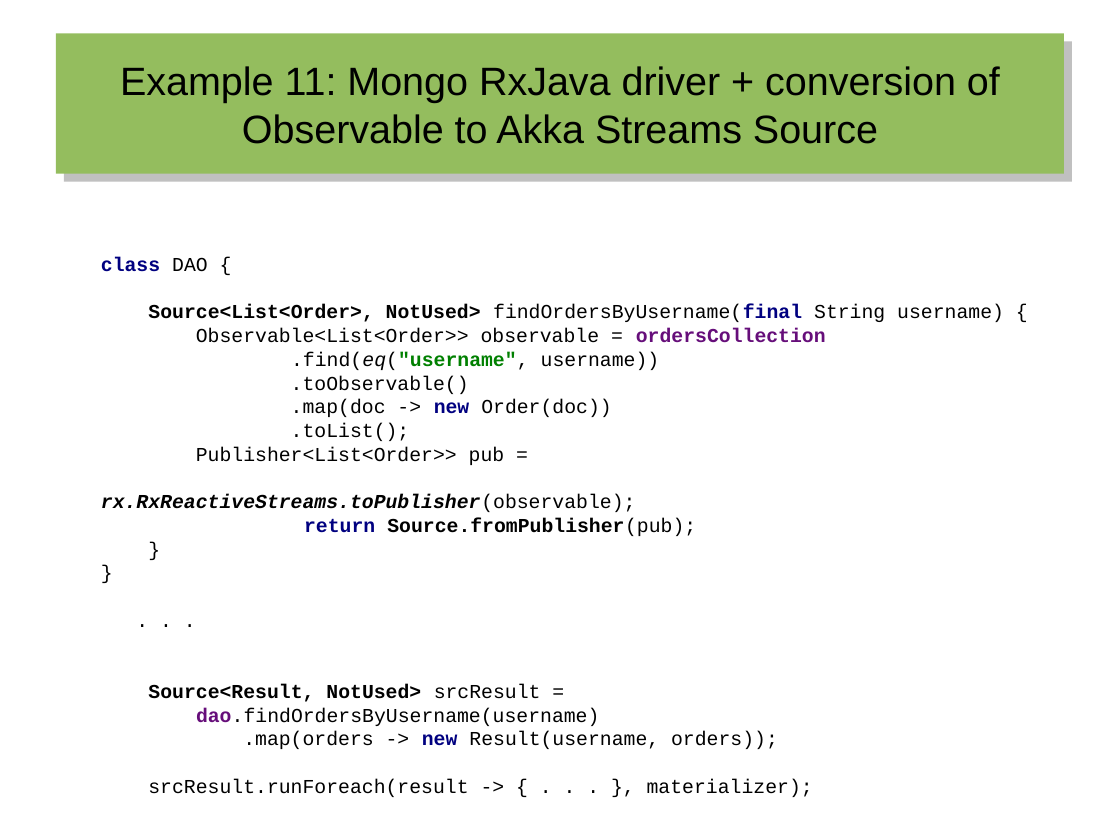
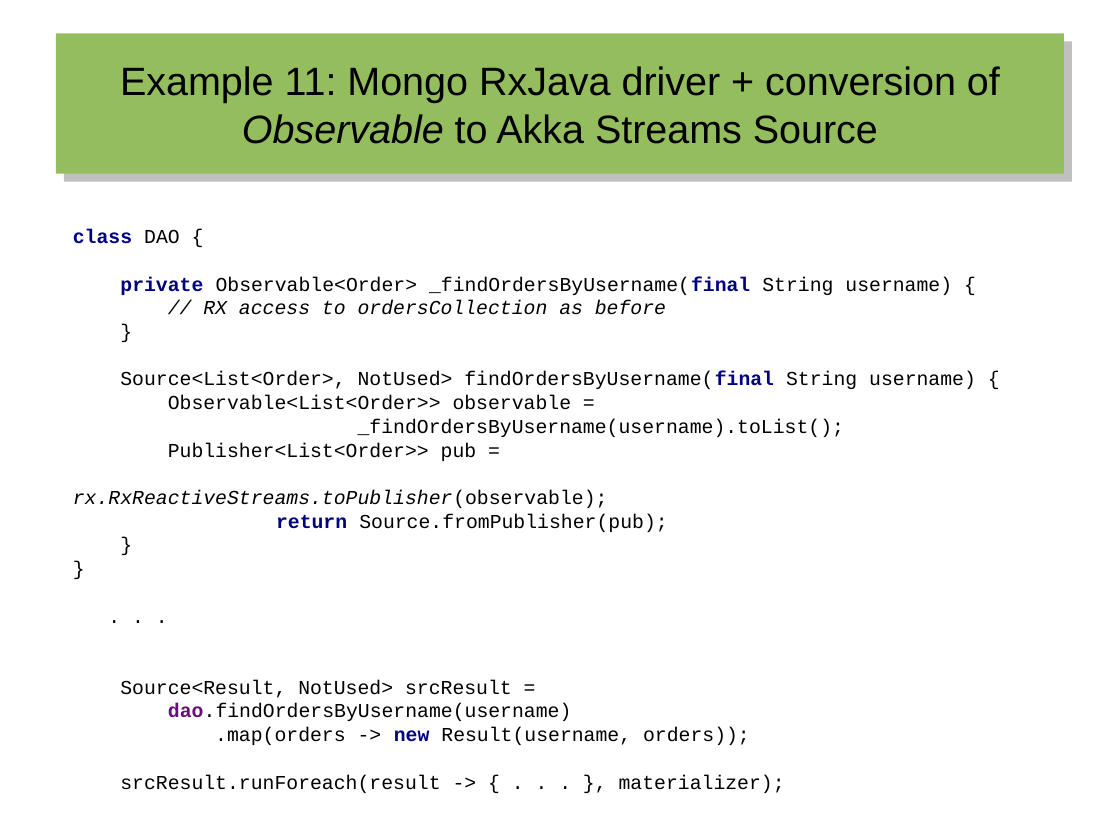
Before and after one commit to hermannhueck/reactive-mongo-access, a slide deck: slide 46 of Slides/2016-06_Reactive Mongo Access from Java 8.odp (slide 44 before the commit). Drawn at 1120x840 pixels with LibreOffice and Linux fonts; fonts in the diff are those of the drawing. Boxes give left, top, right and bottom in pixels: in the first picture for what was removed or moved away, otherwise in the second. Text is boxed around its words. In the diff, an @@ line names an element or a change of style, - is before the commit and + after.

Commit message:
Scala Slides; New examples with Casbah driver; Some code improvements

```diff
--- a/Slides/2016-06_Reactive Mongo Access from Java 8.odp
+++ b/Slides/2016-06_Reactive Mongo Access from Java 8.odp
@@ title "Example 11: Mongo RxJava driver ..." at (56,34,1064,174): italic on in "Observable" @@
@@ text "class DAO {": place and size @@
-text "class DAO {" at (101,257,1004,797)
+text "class DAO {" at (73,229,976,793)
@@ text at (73,229,976,461): text changed @@
-class DAO {
-Source<List<Order>, NotUsed> findOrdersByUsername(final String username) {
-Observable<List<Order>> observable = ordersCollection
-.find(eq("username", username))
-.toObservable()
-.map(doc -> new Order(doc))
-.toList();
-Publisher<List<Order>> pub =
+class DAO {
+private Observable<Order> _findOrdersByUsername(final String username) {
+// RX access to ordersCollection as before
+}
+Source<List<Order>, NotUsed> findOrdersByUsername(final String username) {
+Observable<List<Order>> observable =
+_findOrdersByUsername(username).toList();
+Publisher<List<Order>> pub =
@@ text at (73,490,667,698): bold off in "rx.RxReactiveStreams.toPublisher(observable);", "Source.fromPublisher(pub);", "Source<Result, NotUsed>" @@
```
Also in this commit, not shown: 33 other slides changed, 4 slides added, 1 slide removed, 30 other files.
